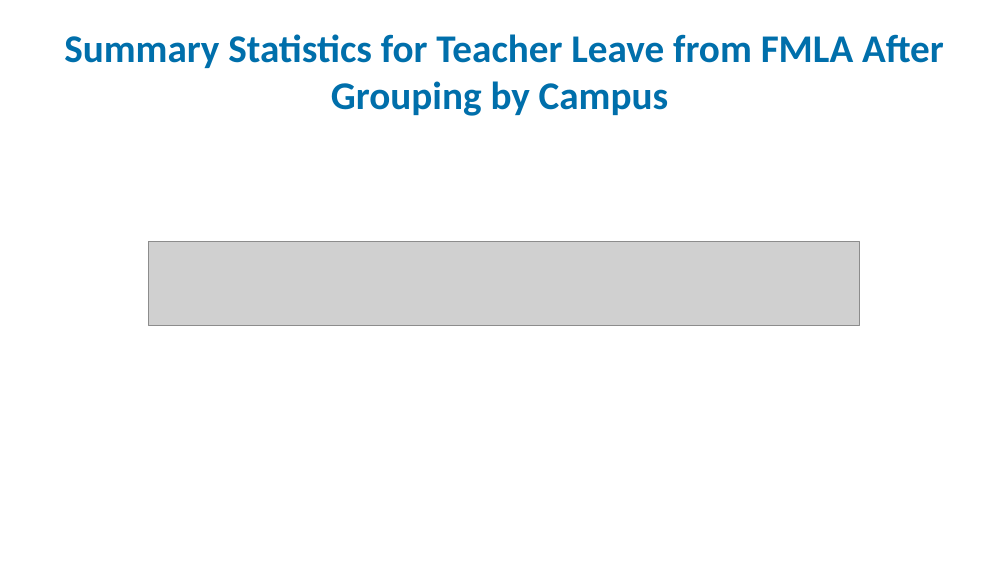
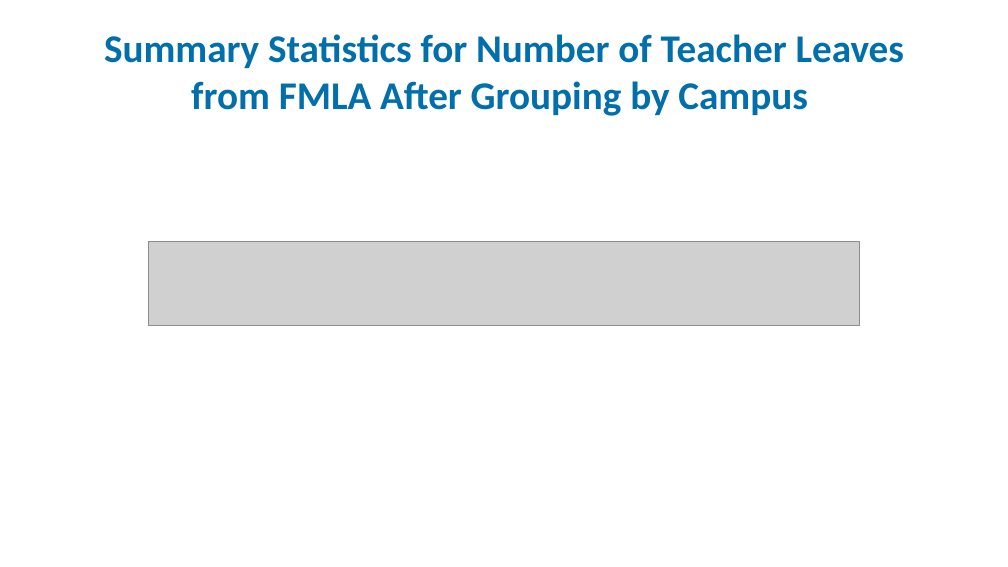
Before and after one commit to idea-analytics/Staffing_Trends_Performance_Vacancies, a slide deck: slide 54 of graphs/Staffing_Part1_23-24_preliminary_report.pptx (slide 43 before the commit). Drawn at 1008x567 pixels with LibreOffice and Linux fonts; fonts in the diff are those of the drawing; grey boxes stand for pictures; background and template pictures are left out. Boxes give left, top, right and bottom in pixels: in the first picture for what was removed or moved away, otherwise in the second. Text is boxed around its words. In the diff, an @@ line names an element or a change of style, - is before the commit and + after.

Commit message:
updated histograms
regional histograms for FMLA

```diff
--- a/graphs/Staffing_Part1_23-24_preliminary_report.pptx
+++ b/graphs/Staffing_Part1_23-24_preliminary_report.pptx
@@ title at box(104, 34, 905, 116): text changed @@
-Summary Statistics for Teacher Leave from FMLA After Grouping by Campus
+Summary Statistics for Number of Teacher Leaves from FMLA After Grouping by Campus
```
Also in this commit, not shown: 1 other slide changed, 10 slides added, 2 other files.
